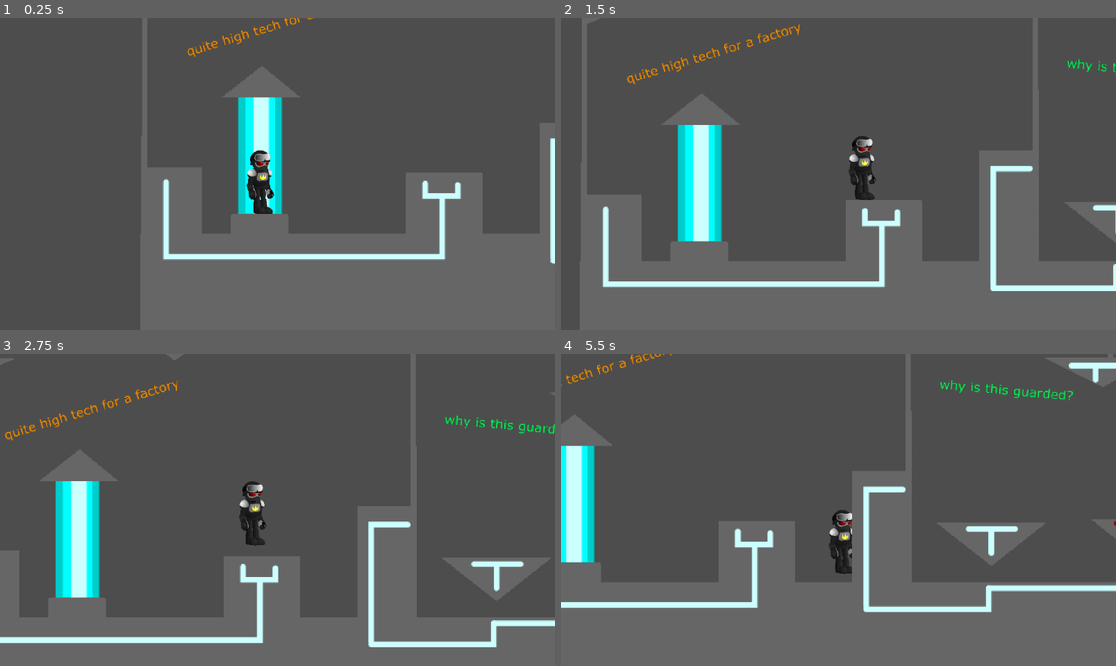
Above: before the commit, frames 1-4 (two rows, left to right).
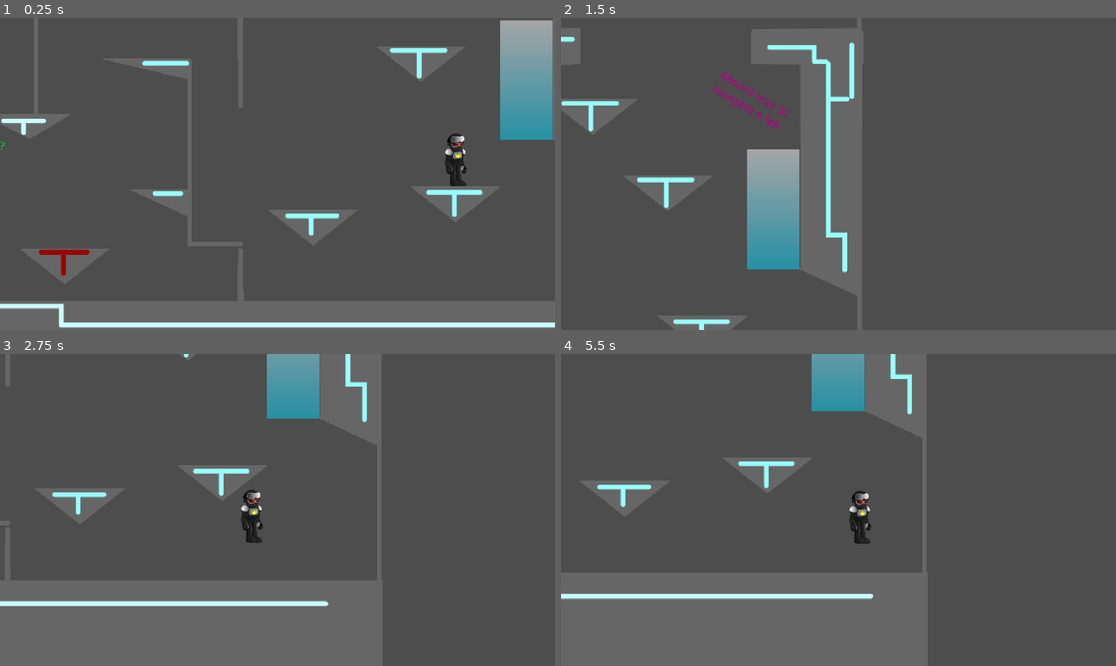
Above: after the commit, the same moments.

Repository: HMI-Studios/Skylands-WFA
Game: Godot game, scene res://scenes/Main.tscn
Same seed, same stepped clock (60 frames per second), same inputs: the game is played once before the commit and once after it.
Inputs:
- Up to frame 1 (0.25 s): no input
- Up to frame 2 (1.5 s): hold W (jump) 0.53-1.28 s; hold D (move_right) from 0.53 s (still down); tap W (jump) at 1.35 s
- Up to frame 3 (2.75 s): tap W (jump) at 1.52, 1.82 s; release D (move_right) at 2.03 s; hold A (move_left) from 2.03 s (still down); hold W (jump) from 2.03 s (still down)
- Up to frame 4 (5.5 s): release A (move_left) at 2.78 s; release W (jump) at 2.78 s; hold D (move_right) 2.78-4.28 s; tap W (jump) at 2.85, 3.02, 3.32, 4.35, 4.52, 4.82 s; hold W (jump) 3.53-4.28 s; hold A (move_left) 4.28-5.03 s; hold D (move_right) from 5.03 s (still down); hold W (jump) from 5.03 s (still down)

The runs differ from the first frame. In frame 1, 37% of the frame differs, in the area x 0-100%, y 0-100%; in frame 2, 49%; in frame 3, 29%; in frame 4, 31%.

Commit message:
add elevator

Diff:
--- /dev/null
+++ b/assets/levels/lab/lab.svg
@@ -0,0 +1,101 @@
+<svg xmlns="http://www.w3.org/2000/svg" xmlns:xlink="http://www.w3.org/1999/xlink" version="1.1" width="482.0373821735306" height="403.73666195868685" viewBox="-0.5186910867653003 -0.31869103908158447 482.0373821735306 403.73666195868685">
+  <!-- Exported by Scratch - http://scratch.mit.edu/ -->
+  <path id="ID0.7787248510867357" fill="#666666" stroke="#666666" stroke-width="1.4291109294712612" d="M 1 332.1903 L 480 332.1903 L 480 401.8993 L 1 401.8993 L 1 332.1903 Z "/>
+  <path id="ID0.814058180898428" fill="none" stroke="#666666" stroke-width="2" d="M 434 174 L 479.5 174.5 L 479.5 333.5 L 320.5 333.5 L 321 309 L 321.15 333.05 L 162.15 333.5 L 162 229 L 162 334 L 1.7 332.7 L 2.15 173.7 L 161.15 174.15 L 161.75 188 L 161.7 174.5 L 320.7 174.05 L 321 249 L 320.5 174.5 L 357.25 174.4 "/>
+  <path id="ID0.814058180898428" fill="none" stroke="#666666" stroke-width="2" d="M 433.75 161.2 L 479.25 160.7 L 479.25 1.7 L 320.25 1.7 L 320.75 26.2 L 320.9 2.15 L 161.9 1.7 L 161.75 106.2 L 161.75 1.2 L 1.45 2.5 L 1.9 161.5 L 160.9 161.05 L 161.25 147.5 L 161.45 160.7 L 320.45 161.15 L 320.75 86.2 L 320.25 160.7 L 359.75 160.65 "/>
+  <path id="ID0.722780198790133" fill="#666666" stroke="#666666" stroke-width="2" d="M 1 162 L 359.5 160.65 L 359.5 174 L 1 175 L 1 162 Z "/>
+  <path id="ID0.6187556474469602" fill="#666666" stroke="#666666" stroke-width="2" d="M 434 162 L 480 162 L 480 174 L 434 174 L 434 162 Z "/>
+  <path id="ID0.8438660050742328" fill="#666666" stroke="#666666" stroke-width="2" d="M 138 226 L 161.5 226 L 161.5 236.5 L 138 226 Z "/>
+  <path id="ID0.151263443287462" fill="#666666" stroke="#666666" stroke-width="2" d="M 95.5 310.75 L 120.75 310.75 L 120.75 331.25 L 95.5 331.25 L 95.5 310.75 Z "/>
+  <path id="ID0.91893793316558" fill="#666666" stroke="#666666" stroke-width="2.2638462845343543" d="M 143.25 293 L 160.75 293 L 160.75 331.5 L 143.25 331.5 L 143.25 293 Z "/>
+  <path id="ID0.3458041911944747" fill="#666666" stroke="#666666" stroke-width="2" d="M 2.25 308.75 L 21 308.75 L 21 331.75 L 2.25 331.75 L 2.25 308.75 Z "/>
+  <path id="ID0.7037383732385933" fill="#666666" stroke="#666666" stroke-width="2" d="M 33.5 325.5 L 51.75 325.5 L 51.75 331.5 L 33.5 331.5 L 33.5 325.5 Z "/>
+  <path id="ID0.03133193589746952" fill="#666666" stroke="#666666" stroke-width="2" stroke-linecap="round" d="M 2.5 240.5 L 15.75 240.5 L 2.5 246.25 L 2.5 240.5 Z "/>
+  <path id="ID0.5027140122838318" fill="#666666" stroke="#666666" stroke-width="2" stroke-linecap="round" d="M 63.7 229 L 92.2 229 L 77.2 239 L 63.7 229 Z "/>
+  <path id="ID0.8438660050742328" fill="#666666" stroke="#666666" stroke-width="2" d="M 163.5 226 L 187 226 L 163.5 236.5 L 163.5 226 Z "/>
+  <path id="ID0.8553043948486447" fill="#666666" stroke="#666666" stroke-width="2" stroke-linecap="round" d="M 214 252.5 L 245.5 252.5 L 231.25 261 L 214 252.5 Z "/>
+  <path id="ID0.8175916029140353" fill="none" stroke="#666666" stroke-width="2" stroke-linecap="round" d="M 233.75 256.25 L 233.75 175.75 "/>
+  <path id="ID0.3657471304759383" fill="none" stroke="#666666" stroke-width="2" stroke-linecap="round" d="M 321 307 L 299.25 307 L 299.25 229.25 "/>
+  <path id="ID0.4510833960957825" fill="#666666" stroke="#666666" stroke-width="2" stroke-linecap="round" d="M 278 284.75 L 298.5 284.75 L 298.5 294.25 L 278 284.75 Z "/>
+  <path id="ID0.5027140122838318" fill="#666666" stroke="#666666" stroke-width="2" stroke-linecap="round" d="M 269.75 229 L 298.25 229 L 298.25 235.75 L 269.75 229 Z "/>
+  <path id="ID0.8600101419724524" fill="#666666" stroke="#666666" stroke-width="2" stroke-linecap="round" d="M 396 283.5 L 429 283.5 L 412.5 296.5 L 396 283.5 Z "/>
+  <path id="ID0.4969164286740124" fill="#666666" stroke="#666666" stroke-width="2" stroke-linecap="round" d="M 32 282 L 43.5 273 L 54.5 282 L 32 282 Z "/>
+  <path id="ID0.8600101419724524" fill="#666666" stroke="#666666" stroke-width="2" stroke-linecap="round" d="M 175 311.4 L 208 311.4 L 191.5 324.4 L 175 311.4 Z "/>
+  <path id="ID0.8600101419724524" fill="#666666" stroke="#666666" stroke-width="2" stroke-linecap="round" d="M 229.5 309.9 L 262.5 309.9 L 246 322.9 L 229.5 309.9 Z "/>
+  <path id="ID0.4510833960957825" fill="#666666" stroke="#666666" stroke-width="2" stroke-linecap="round" d="M 457.5 263.25 L 478 263.25 L 478 272.75 L 457.5 263.25 Z "/>
+  <path id="ID0.7127552353776991" fill="#666666" stroke="#666666" stroke-width="3.0373821735306006" d="M 455.4913 174.1763 L 478.5495 174.1763 L 478.5495 261.3447 L 455.4913 261.3447 L 455.4913 174.1763 Z "/>
+  <path id="ID0.8600101419724524" fill="#666666" stroke="#666666" stroke-width="2" stroke-linecap="round" d="M 335.25 293.4 L 368.25 293.4 L 351.75 306.4 L 335.25 293.4 Z "/>
+  <path id="ID0.8600101419724524" fill="#666666" stroke="#666666" stroke-width="2" stroke-linecap="round" d="M 394.25 139.8 L 427.25 139.8 L 410.75 152.8 L 394.25 139.8 Z "/>
+  <path id="ID0.5027140122838318" fill="#666666" stroke="#666666" stroke-width="2" stroke-linecap="round" d="M 450 109.95 L 478.5 109.95 L 478.5 116.7 L 450 109.95 Z "/>
+  <path id="ID0.8600101419724524" fill="#666666" stroke="#666666" stroke-width="2" stroke-linecap="round" d="M 364.75 85.35 L 397.75 85.35 L 381.25 98.35 L 364.75 85.35 Z "/>
+  <path id="ID0.4133491041138768" fill="none" stroke="#666666" stroke-width="2" stroke-linecap="round" d="M 238.5 83 L 238.5 106.5 "/>
+  <path id="ID0.4133491041138768" fill="none" stroke="#666666" stroke-width="2" stroke-linecap="round" d="M 238.5 52 C 238.5 52 238.5 2 238.5 2 "/>
+  <path id="ID0.8438660050742328" fill="#666666" stroke="#666666" stroke-width="2" d="M 239.75 95.8 L 263.25 95.8 L 239.75 106.3 L 239.75 95.8 Z "/>
+  <path id="ID0.8438660050742328" fill="#666666" stroke="#666666" stroke-width="2" d="M 320.75 83.75 L 297.25 83.75 L 320.75 94.25 L 320.75 83.75 Z "/>
+  <path id="ID0.8600101419724524" fill="#666666" stroke="#666666" stroke-width="2" stroke-linecap="round" d="M 192 142.25 L 225 142.25 L 208.5 155.25 L 192 142.25 Z "/>
+  <path id="ID0.4969164286740124" fill="#666666" stroke="#666666" stroke-width="2" stroke-linecap="round" d="M 16.2 18.55 L 27.7 9.55 L 38.7 18.55 L 16.2 18.55 Z "/>
+  <path id="ID0.4969164286740124" fill="#666666" stroke="#666666" stroke-width="2" stroke-linecap="round" d="M 15.75 58.6 L 27.25 67.6 L 38.25 58.6 L 15.75 58.6 Z "/>
+  <path id="ID0.151263443287462" fill="#666666" stroke="#666666" stroke-width="2" d="M 43.25 141.25 L 68.5 141.25 L 68.5 161.75 L 43.25 161.75 L 43.25 141.25 Z "/>
+  <path id="ID0.91893793316558" fill="#666666" stroke="#666666" stroke-width="2.2638462845343543" d="M 3.25 123.25 L 20.75 123.25 L 20.75 161.75 L 3.25 161.75 L 3.25 123.25 Z "/>
+  <path id="ID0.8600101419724524" fill="#666666" stroke="#666666" stroke-width="2" stroke-linecap="round" d="M 95.5 111.9 L 128.5 111.9 L 112 124.9 L 95.5 111.9 Z "/>
+  <path id="ID0.8438660050742328" fill="#666666" stroke="#666666" stroke-width="2" d="M 161.25 81.6 L 137.75 81.6 L 161.25 92.1 L 161.25 81.6 Z "/>
+  <path id="ID0.8600101419724524" fill="#666666" stroke="#666666" stroke-width="2" stroke-linecap="round" d="M 59.5 65.95 L 92.5 65.95 L 76 78.95 L 59.5 65.95 Z "/>
+  <path id="ID0.9930452462285757" fill="none" stroke="#CCFFFF" stroke-width="2" stroke-linecap="round" d="M 9.5 313 L 9.5 339.5 L 107.5 339.5 L 107.5 318 L 101.5 318 L 101.5 313.5 "/>
+  <path id="ID0.1574307712726295" fill="none" stroke="#CCFFFF" stroke-width="2" stroke-linecap="round" d="M 107.5 318 L 113 318 L 113 314 "/>
+  <path id="ID0.7844882225617766" fill="none" stroke="#CCFFFF" stroke-width="2" stroke-linecap="round" d="M 160 298.5 L 147 298.5 L 147 340 "/>
+  <path id="ID0.6065320074558258" fill="none" stroke="#CCFFFF" stroke-width="2" stroke-linecap="round" d="M 147 341 L 190.5 341 L 190.5 333.5 "/>
+  <path id="ID0.5154765015468001" fill="none" stroke="#CCFFFF" stroke-width="2" stroke-linecap="round" d="M 190.5 333.5 L 244.5 333.5 L 244.5 340.5 "/>
+  <path id="ID0.36078919703140855" fill="none" stroke="#CCFFFF" stroke-width="2" stroke-linecap="round" d="M 244.5 341.5 L 456.5 341.5 "/>
+  <path id="ID0.9470890127122402" fill="none" stroke="#CCFFFF" stroke-width="2" stroke-linecap="round" d="M 151 229 L 173 229 "/>
+  <path id="ID0.6969125047326088" fill="none" stroke="#CCFFFF" stroke-width="2" stroke-linecap="round" d="M 161.5 229.5 L 161.5 234.5 "/>
+  <path id="ID0.45434862887486815" fill="none" stroke="#CCFFFF" stroke-width="2" stroke-linecap="round" d="M 66.5 229.5 L 86 229.5 "/>
+  <path id="ID0.07535764435306191" fill="none" stroke="#CCFFFF" stroke-width="2" stroke-linecap="round" d="M 76 229.5 L 76 235 "/>
+  <path id="ID0.8476519756950438" fill="none" stroke="#CCFFFF" stroke-width="2" stroke-linecap="round" d="M 3 241 L 10 241 "/>
+  <path id="ID0.8167446777224541" fill="none" stroke="#CCFFFF" stroke-width="2" stroke-linecap="round" d="M 220 254.5 L 237 254.5 "/>
+  <path id="ID0.513439308386296" fill="none" stroke="#CCFFFF" stroke-width="2" stroke-linecap="round" d="M 228.5 254.5 L 228.5 259.5 "/>
+  <path id="ID0.6920040599070489" fill="none" stroke="#CCFFFF" stroke-width="2" stroke-linecap="round" d="M 183.5 312.5 L 200 312.5 "/>
+  <path id="ID0.561134843621403" fill="none" stroke="#CCFFFF" stroke-width="2" stroke-linecap="round" d="M 191.5 313 L 191.5 321 "/>
+  <path id="ID0.208695518784225" fill="none" stroke="#990000" stroke-width="2" stroke-linecap="round" d="M 236 310.5 L 255.5 310.5 "/>
+  <path id="ID0.44188635190948844" fill="none" stroke="#990000" stroke-width="2" stroke-linecap="round" d="M 245.5 311.5 L 245.5 319.5 "/>
+  <path id="ID0.22094992781057954" fill="none" stroke="#99FFFF" stroke-width="2" stroke-linecap="round" d="M 280 230 L 298 230 "/>
+  <path id="ID0.9410300827585161" fill="none" stroke="#99FFFF" stroke-width="2" stroke-linecap="round" d="M 284.5 285.5 L 295.5 285.5 "/>
+  <path id="ID0.7377490638755262" fill="none" stroke="#99FFFF" stroke-width="2" stroke-linecap="round" d="M 341 295 L 362 295 "/>
+  <path id="ID0.21890857117250562" fill="none" stroke="#99FFFF" stroke-width="2" stroke-linecap="round" d="M 351 295.5 L 351 302.5 "/>
+  <path id="ID0.07206873828545213" fill="none" stroke="#99FFFF" stroke-width="2" stroke-linecap="round" d="M 401 285 L 423 285 "/>
+  <path id="ID0.16219546366482973" fill="none" stroke="#99FFFF" stroke-width="2" stroke-linecap="round" d="M 412 285 L 412 294.5 "/>
+  <path id="ID0.29254316445440054" fill="none" stroke="#99FFFF" stroke-width="2" stroke-linecap="round" d="M 400.5 141.5 L 421 141.5 "/>
+  <path id="ID0.417405528947711" fill="none" stroke="#99FFFF" stroke-width="2" stroke-linecap="round" d="M 410.5 141.5 L 410.5 150 "/>
+  <path id="ID0.32777192909270525" fill="none" stroke="#99FFFF" stroke-width="2" stroke-linecap="round" d="M 457.5 111.5 L 478 111.5 "/>
+  <path id="ID0.9232215438969433" fill="none" stroke="#99FFFF" stroke-width="2" stroke-linecap="round" d="M 369.5 86.5 L 391 86.5 "/>
+  <path id="ID0.5822494779713452" fill="none" stroke="#99FFFF" stroke-width="2" stroke-linecap="round" d="M 379.5 87.5 L 379.5 95 "/>
+  <path id="ID0.7885867338627577" fill="none" stroke="#99FFFF" stroke-width="2" stroke-linecap="round" d="M 305.5 84.5 L 319.5 84.5 "/>
+  <path id="ID0.7414240702055395" fill="none" stroke="#99FFFF" stroke-width="2" stroke-linecap="round" d="M 239.5 98.5 L 255 98.5 "/>
+  <path id="ID0.7975991787388921" fill="none" stroke="#99FFFF" stroke-width="2" stroke-linecap="round" d="M 198 144 L 218 144 "/>
+  <path id="ID0.9836335363797843" fill="none" stroke="#99FFFF" stroke-width="2" stroke-linecap="round" d="M 207.5 144 L 207.5 152.5 "/>
+  <path id="ID0.9784561134874821" fill="none" stroke="#99FFFF" stroke-width="2" stroke-linecap="round" d="M 102 113 L 121 113 "/>
+  <path id="ID0.11954384949058294" fill="none" stroke="#99FFFF" stroke-width="2" stroke-linecap="round" d="M 112 113.5 L 112 121.5 "/>
+  <path id="ID0.6528172087855637" fill="none" stroke="#99FFFF" stroke-width="2" stroke-linecap="round" d="M 466 175 L 466 248 L 473 248 L 473 263 "/>
+  <path id="ID0.29906904604285955" fill="none" stroke="#99FFFF" stroke-width="2" stroke-linecap="round" d="M 466 190 L 474 190 "/>
+  <path id="ID0.9782069753855467" fill="none" stroke="#99FFFF" stroke-width="2" stroke-linecap="round" d="M 465 174 L 460 174 "/>
+  <path id="ID0.22340366384014487" fill="none" stroke="#99FFFF" stroke-width="2" stroke-linecap="round" d="M 460 173 L 460 168 L 441 168 "/>
+  <path id="ID0.23255839571356773" fill="none" stroke="#99FFFF" stroke-width="2" stroke-linecap="round" d="M 476 189 L 476 167 "/>
+  <path id="ID0.28196920780465007" fill="none" stroke="#99FFFF" stroke-width="2" stroke-linecap="round" d="M 357 164.5 L 308.5 164.5 "/>
+  <path id="ID0.5406975303776562" fill="none" stroke="#99FFFF" stroke-width="2" stroke-linecap="round" d="M 308 165.5 L 308 170.5 "/>
+  <path id="ID0.9575398149900138" fill="none" stroke="#99FFFF" stroke-width="2" stroke-linecap="round" d="M 144 82.5 L 158 82.5 "/>
+  <path id="ID0.2827313649468124" fill="none" stroke="#99FFFF" stroke-width="2" stroke-linecap="round" d="M 67 68 L 84 68 "/>
+  <path id="ID0.25295245833694935" fill="none" stroke="#99FFFF" stroke-width="2" stroke-linecap="round" d="M 75.5 68 L 75.5 77.5 "/>
+  <path id="ID0.7575235408730805" fill="none" stroke="#99FFFF" stroke-width="2" stroke-linecap="round" d="M 308 171.5 L 208.5 171.5 L 208.5 165 L 203.2 165 L 203.2 171.5 L 160.75 171.5 L 160.75 165 L 141.75 165 L 141.75 172 L 130.5 172 L 130.5 163.2 L 116.5 163.2 L 116.5 169 L 64 169 L 64 146 L 48 146 L 48 170 L 6 170 L 5.75 127.25 L 17.5 127 "/>
+  <path id="ID0.5003237328492105" fill="#7F7F7F" stroke="#7F7F7F" stroke-width="2" d="M 188 2.5 L 219 2.5 L 219 20.5 L 188 20.5 L 188 2.5 Z "/>
+  <path id="ID0.6214686403982341" fill="none" stroke="#99FFFF" stroke-width="2" stroke-linecap="round" d="M 202 4.5 L 202 17.5 L 194 9 "/>
+  <path id="ID0.6214686403982341" fill="none" stroke="#99FFFF" stroke-width="2" stroke-linecap="round" d="M 204 4.6 L 204 17.6 L 212 9.1 "/>
+  <g id="ID0.15901321871206164">
+    <path id="ID0.8600101419724524" fill="#666666" stroke="#666666" stroke-width="2" stroke-linecap="round" d="M 381.25 223.6 L 414.25 223.6 L 397.75 236.6 L 381.25 223.6 Z "/>
+    <path id="ID0.9166999547742307" fill="none" stroke="#99FFFF" stroke-width="2" stroke-linecap="round" d="M 385.5 224.5 L 408 224.5 "/>
+    <path id="ID0.6732277008704841" fill="none" stroke="#99FFFF" stroke-width="2" stroke-linecap="round" d="M 397 225 L 397 235.5 "/>
+  </g>
+  <g id="ID0.15901321871206164">
+    <path id="ID0.8600101419724524" fill="#666666" stroke="#666666" stroke-width="2" stroke-linecap="round" d="M 349.1 191 L 382.1 191 L 365.6 204 L 349.1 191 Z "/>
+    <path id="ID0.9166999547742307" fill="none" stroke="#99FFFF" stroke-width="2" stroke-linecap="round" d="M 353.35 191.9 L 375.85 191.9 "/>
+    <path id="ID0.6732277008704841" fill="none" stroke="#99FFFF" stroke-width="2" stroke-linecap="round" d="M 364.85 192.4 L 364.85 202.9 "/>
+  </g>
+</svg>
--- a/scenes/CharacterRig.tscn
+++ b/scenes/CharacterRig.tscn
@@ -633,7 +633,6 @@
 [node name="Near Hand" type="Sprite2D" parent="."]
 position = Vector2(-38, -11)
 rotation = -0.155555
-scale = Vector2(1, 1)
 texture = ExtResource("10_5hned")
 offset = Vector2(2.61874, 28.9489)
 
--- /dev/null
+++ b/scenes/Elevator.tscn
@@ -0,0 +1,28 @@
+[gd_scene load_steps=5 format=3 uid="uid://dqpasac6nkwwr"]
+
+[ext_resource type="Script" path="res://scripts/levels/Elevator.gd" id="1_7yy0m"]
+
+[sub_resource type="Gradient" id="Gradient_2hcjh"]
+colors = PackedColorArray(0, 0.839216, 1, 0.498039, 1, 1, 1, 0.498039)
+
+[sub_resource type="GradientTexture2D" id="GradientTexture2D_mg0ug"]
+gradient = SubResource("Gradient_2hcjh")
+fill_from = Vector2(0, 1)
+fill_to = Vector2(0, 0)
+
+[sub_resource type="RectangleShape2D" id="RectangleShape2D_8lndo"]
+size = Vector2(64, 64)
+
+[node name="Elevator" type="Area2D"]
+gravity_space_override = 1
+gravity = -1360.57
+script = ExtResource("1_7yy0m")
+
+[node name="Sprite2D" type="Sprite2D" parent="."]
+texture = SubResource("GradientTexture2D_mg0ug")
+
+[node name="CollisionShape2D" type="CollisionShape2D" parent="."]
+shape = SubResource("RectangleShape2D_8lndo")
+
+[connection signal="body_entered" from="." to="." method="_on_body_entered"]
+[connection signal="body_exited" from="." to="." method="_on_body_exited"]
--- a/scenes/Level.tscn
+++ b/scenes/Level.tscn
@@ -8,6 +8,7 @@
 [ext_resource type="Texture2D" uid="uid://ctemt4g5lba41" path="res://assets/levels/lab_back3.png" id="3_u2jhc"]
 [ext_resource type="Texture2D" uid="uid://c8w552t7xqh3c" path="res://assets/levels/lab_back4.png" id="4_3a5bq"]
 [ext_resource type="Texture2D" uid="uid://bd3idlxc677it" path="res://assets/levels/lab4.png" id="4_robfk"]
+[ext_resource type="PackedScene" uid="uid://dqpasac6nkwwr" path="res://scenes/Elevator.tscn" id="9_3pybb"]
 
 [node name="Level" type="Node2D"]
 
@@ -15,13 +16,13 @@
 
 [node name="lab1" type="Sprite2D" parent="Backgrounds"]
 texture_filter = 1
-position = Vector2(0, -1644)
+position = Vector2(5, -1655)
 scale = Vector2(2.5, 2.5)
 texture = ExtResource("1_6pm25")
 
 [node name="lab2" type="Sprite2D" parent="Backgrounds"]
 texture_filter = 1
-position = Vector2(1875, -1644)
+position = Vector2(1880, -1655)
 scale = Vector2(2.5, 2.5)
 texture = ExtResource("2_1ra26")
 
@@ -42,13 +43,13 @@
 
 [node name="lab1" type="Sprite2D" parent="Overlays"]
 texture_filter = 1
-position = Vector2(0, -1557)
+position = Vector2(0, -1567)
 scale = Vector2(2.5, 2.5)
 texture = ExtResource("1_dsca4")
 
 [node name="lab2" type="Sprite2D" parent="Overlays"]
 texture_filter = 1
-position = Vector2(1875, -1557)
+position = Vector2(1875, -1567)
 scale = Vector2(2.5, 2.5)
 texture = ExtResource("2_cvypw")
 
@@ -63,6 +64,11 @@
 scale = Vector2(2.5, 2.5)
 texture = ExtResource("4_robfk")
 
+[node name="Elevator" parent="." instance=ExtResource("9_3pybb")]
+position = Vector2(2513, -504)
+rotation = 3.14159
+scale = Vector2(2.73576, -6.21164)
+
 [node name="Hitboxes" type="Node2D" parent="."]
 z_index = 1
 
@@ -73,7 +79,7 @@
 [node name="CollisionPolygon2D" type="CollisionPolygon2D" parent="Hitboxes/StaticBody2D"]
 position = Vector2(-40.1009, -9.78261)
 scale = Vector2(1.25315, 0.905797)
-polygon = PackedVector2Array(64, -0.400002, 64, 22, 194, 21. …(128 unchanged characters)… 0.4, 408.4, 22, 641.6, 22, 641.6, 58.8, -100, 58.8, -98, -385.2, -91.2, -384.8,  …(119 unchanged characters)…
+polygon = PackedVector2Array(64, -0.400002, 64, 22, 194, 21. …(128 unchanged characters)… 0.4, 408.4, 22, 641.6, 22, 641.6, 58.8, 408.605, 58.8, 269.2, 58.8, -23.2, 58.8, -100, 58.8, -98, -385.2, -91.2, -384.8,  …(119 unchanged characters)…
 
 [node name="CollisionPolygon2D2" type="CollisionPolygon2D" parent="Hitboxes/StaticBody2D"]
 position = Vector2(-40.1009, -9.78261)
@@ -98,4 +104,34 @@
 [node name="CollisionPolygon2D6" type="CollisionPolygon2D" parent="Hitboxes/StaticBody2D"]
 position = Vector2(-40.1009, -9.78261)
 scale = Vector2(1.25315, 0.905797)
-polygon = PackedVector2Array(641.6, 22, 1391.6, 22, 1391.6, -157.2, 1315.2, -193.2, 1315.2, -462.4, 1398.4, -462.4, 1398.4, 58.8, 641.6, 58.8)
+polygon = PackedVector2Array(641.6, 22, 1391.6, 22, 1391.6, -466, 1249.2, -466, 1249.2, -513.6, 1391.6, -513.542, 1391.6, -646.4, 1277.2, -672, 1390.4, -672, 1390.4, -1009.6, 1398.4, -1009.6, 1398.4, -659.749, 1398.4, -488.4, 1398.4, 58.8, 641.6, 58.8)
+
+[node name="CollisionPolygon2D7" type="CollisionPolygon2D" parent="Hitboxes/StaticBody2D"]
+position = Vector2(-40.1009, -9.78261)
+scale = Vector2(1.25315, 0.905797)
+polygon = PackedVector2Array(607.6, -47.6, 726, -47.6, 666.4, -1.6)
+
+[node name="CollisionPolygon2D8" type="CollisionPolygon2D" parent="Hitboxes/StaticBody2D"]
+position = Vector2(-40.1009, -9.78261)
+scale = Vector2(1.25315, 0.905797)
+polygon = PackedVector2Array(896, -51.6, 896, 30.8, 903.2, 30.8, 903.2, -57.2, 835.2, -57.2, 835.2, -301.2, 716.8, -301.2, 828.4, -273.6, 828.4, -127.6, 753.2, -127.6, 828.8, -91.6, 828.8, -51.6)
+
+[node name="CollisionPolygon2D9" type="CollisionPolygon2D" parent="Hitboxes/StaticBody2D"]
+position = Vector2(-40.1009, -9.78261)
+scale = Vector2(1.25315, 0.905797)
+polygon = PackedVector2Array(936.8, -100, 1056, -100, 995.6, -53.2)
+
+[node name="CollisionPolygon2D10" type="CollisionPolygon2D" parent="Hitboxes/StaticBody2D"]
+position = Vector2(-40.1009, -9.78261)
+scale = Vector2(1.25315, 0.905797)
+polygon = PackedVector2Array(1126.8, -131.2, 1244.8, -131.2, 1186.4, -84.4)
+
+[node name="CollisionPolygon2D11" type="CollisionPolygon2D" parent="Hitboxes/StaticBody2D"]
+position = Vector2(-40.1009, -9.78261)
+scale = Vector2(1.25315, 0.905797)
+polygon = PackedVector2Array(1080.8, -316.8, 1198.4, -316.8, 1138.8, -270.8)
+
+[node name="CollisionPolygon2D12" type="CollisionPolygon2D" parent="Hitboxes/StaticBody2D"]
+position = Vector2(-40.1009, -9.78261)
+scale = Vector2(1.25315, 0.905797)
+polygon = PackedVector2Array(980, -418.8, 1098.4, -418.8, 1040, -373.2)
--- a/scenes/Main.tscn
+++ b/scenes/Main.tscn
@@ -2,18 +2,19 @@
 
 [ext_resource type="PackedScene" uid="uid://br3ubfu76qbp6" path="res://scenes/Player.tscn" id="1_qk22d"]
 [ext_resource type="PackedScene" uid="uid://cphh6jruovbte" path="res://scenes/Level.tscn" id="2_2xpui"]
-[ext_resource type="Script" path="res://scenes/Camera2D.gd" id="3_3cbej"]
+[ext_resource type="Script" path="res://scripts/Camera2D.gd" id="3_ja1tw"]
 
 [node name="Main" type="Node2D"]
 
 [node name="Level" parent="." instance=ExtResource("2_2xpui")]
-scale = Vector2(1.5, 1.5)
+scale = Vector2(0.25, 0.25)
 
 [node name="Player" parent="." instance=ExtResource("1_qk22d")]
 unique_name_in_owner = true
-position = Vector2(-903, 89)
+position = Vector2(570, -74)
+scale = Vector2(0.166, 0.166)
 
 [node name="Camera2D" type="Camera2D" parent="."]
-position = Vector2(-563, -10)
-zoom = Vector2(0.5, 0.5)
-script = ExtResource("3_3cbej")
+position = Vector2(-150, 10)
+zoom = Vector2(2.5, 2.5)
+script = ExtResource("3_ja1tw")
--- a/scenes/Player.tscn
+++ b/scenes/Player.tscn
@@ -4,16 +4,14 @@
 [ext_resource type="PackedScene" uid="uid://c1qc8yhb5ng87" path="res://scenes/CharacterRig.tscn" id="2_q3yxq"]
 
 [sub_resource type="RectangleShape2D" id="RectangleShape2D_ytk7r"]
-size = Vector2(98.7499, 265)
+size = Vector2(74, 265)
 
-[node name="Player" type="CharacterBody2D"]
-texture_filter = 1
+[node name="CharacterBody2D" type="CharacterBody2D"]
 script = ExtResource("1_yiqff")
 
 [node name="CharacterRig" parent="." instance=ExtResource("2_q3yxq")]
 position = Vector2(-5.00012, 19.0002)
 
 [node name="HitBox" type="CollisionShape2D" parent="."]
-position = Vector2(-0.500002, -1.5)
-scale = Vector2(0.800001, 1)
+position = Vector2(9.53674e-07, -1.5)
 shape = SubResource("RectangleShape2D_ytk7r")
--- a/scripts/Global.gd
+++ b/scripts/Global.gd
@@ -1,3 +1,7 @@
 extends Node
 
+var gravity_vector : Vector2 = ProjectSettings.get_setting("physics/2d/default_gravity_vector")
+var gravity_magnitude : int = ProjectSettings.get_setting("physics/2d/default_gravity")
+var gravity = gravity_vector * gravity_magnitude
+
 var can_wall_jump = true
--- a/scripts/Player.gd
+++ b/scripts/Player.gd
@@ -1,9 +1,9 @@
 extends CharacterBody2D
 
-@export var speed = 360
-@export var max_speed = 620
-@export var gravity = 5000
-@export var jump_height = -1600
+@export var speed = 60
+@export var max_speed = 120
+@export var jump_height = -266
+
 var screen_size # Size of the game window.
 var animation_player : AnimationPlayer
 
@@ -16,7 +16,7 @@
 
 # Called every frame. 'delta' is the elapsed time since the previous frame.
 func _physics_process(delta):
-    velocity.y += gravity * delta
+    velocity += Global.gravity * delta
     horizontal_movement()
     move_and_slide()
 
--- /dev/null
+++ b/scripts/levels/Elevator.gd
@@ -0,0 +1,24 @@
+extends Area2D
+
+var bodies = {}
+@export var speed = 200
+@export var force = 1.5
+
+
+# Called every frame. 'delta' is the elapsed time since the previous frame.
+func _process(delta):
+    for body in bodies:
+        body.velocity += -Global.gravity * force * delta
+        body.velocity = body.velocity.clamp(
+            Vector2(-100, -speed),
+            Vector2(100, speed),
+        )
+
+
+func _on_body_entered(body):
+#    body.velocity += -Global.gravity
+    bodies[body] = true
+
+
+func _on_body_exited(body):
+    bodies.erase(body)
Not shown, added: assets/levels/lab/lab.svg.import
Not shown, changed: export_presets.cfg
Not shown: 1 places in scenes/Level.tscn that only renumber resources
Renamed: scenes/Camera2D.gd -> scripts/Camera2D.gd
